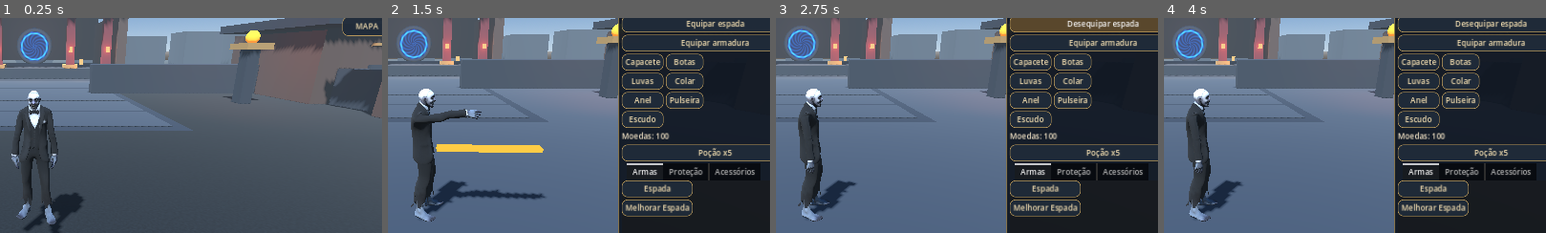
Above: before the commit, frames 1-4 (left to right).
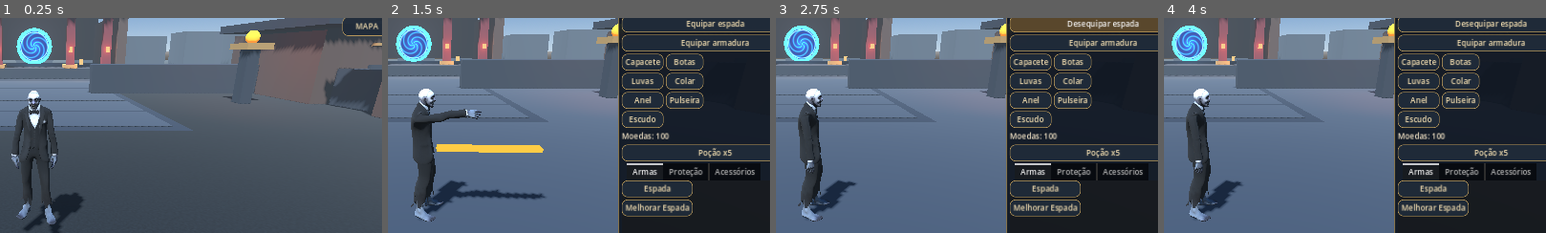
Above: after the commit, the same moments.

Repository: lolprogif/LolPRO-ON
Game: Godot game, scene res://World.tscn
The game is run twice, just before and just after one commit, with the same random seed, the same clock (stepped at 60 frames per second) and the same inputs. This scene is started directly instead of the project's main scene.
Inputs (mouse positions are % of the whole screen's width and height, from its top left):
- Up to frame 1 (0.25 s): no input
- Up to frame 2 (1.5 s): tap Enter at 0.5 s; move the mouse to (72, 45) at 0.52 s; hold D 0.53-1.25 s; tap I at 0.6 s; click (72, 45) at 0.67 s; tap Space at 0.77 s; drag from (30, 55) to (45, 70) at 1.27 s
- Up to frame 3 (2.75 s): click "MAPA" at 2 s
- Up to frame 4 (4 s): click "1" at 2.75 s; click "2" at 3.5 s
The pictures show only the part of the screen within x 46-96%, y 26-76%; the shares and areas given below are measured in that part.

The runs differ from the first frame. In frame 1, 1.1% of the frame differs, in the area x 4-14%, y 4-22%; in frame 2, 1.1%, in the area x 2-12%, y 3-21%; in frame 3, 1.1%; in frame 4, 1.1%.

Commit message:
Enhance temple portal with luminous cyan rim and animated magical vortex

Diff:
--- a/world.gd
+++ b/world.gd
@@ -582,7 +582,12 @@
 	torus.rings = 32
 	torus.ring_segments = 12
 	ring.mesh = torus
-	ring.material_override = castle_stone(Color("65717e"))
+	var rim_mat := StandardMaterial3D.new()
+	rim_mat.albedo_color = Color("58cfff")
+	rim_mat.emission_enabled = true
+	rim_mat.emission = Color("249dff")
+	rim_mat.emission_energy_multiplier = 2.5
+	ring.material_override = rim_mat
 	add_child(ring)
 	ring.position = pos
 	ring.rotation_degrees.x = 90
@@ -598,15 +603,20 @@
  float r=length(p);
  if(r>1.0){discard;}
  float a=atan(p.y,p.x);
- float wave=sin(a*12.0-r*22.0+TIME*2.0);
- float rim=exp(-pow((r-0.87)*18.0,2.0));
- ALBEDO=vec3(0.015,0.12,0.38)+vec3(0.15,0.65,1.0)*(rim+0.16*wave+0.18);
+ float spiral=pow(0.5+0.5*sin(a*5.0-r*19.0+TIME*3.0),4.0);
+ float rim=exp(-pow((r-0.94)*24.0,2.0));
+ float pulse=0.8+0.2*sin(TIME*3.0);
+ float core=exp(-r*r*8.0);
+ vec3 glow=vec3(0.04,0.22,0.65)+vec3(0.15,0.65,1.0)*(spiral*0.9+core*0.65)+vec3(0.65,0.9,1.0)*rim;
+ ALBEDO=glow;
+ EMISSION=glow*pulse*1.5;
 }"""
 	var mat := ShaderMaterial.new()
 	mat.shader = shader
 	disc.material_override = mat
 	add_child(disc)
 	disc.position = pos + Vector3(0,0,0.08)
+	temple_light(pos + Vector3(0,0,1.5),Color("37baff"),2.0,9.0)
 	var area := Area3D.new()
 	var shape := CollisionShape3D.new()
 	var box := BoxShape3D.new()
